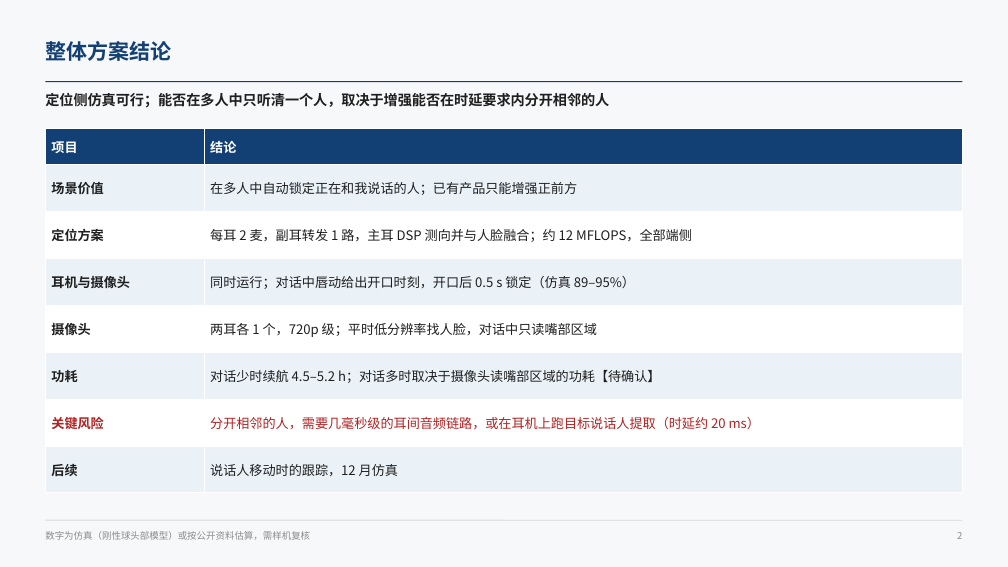
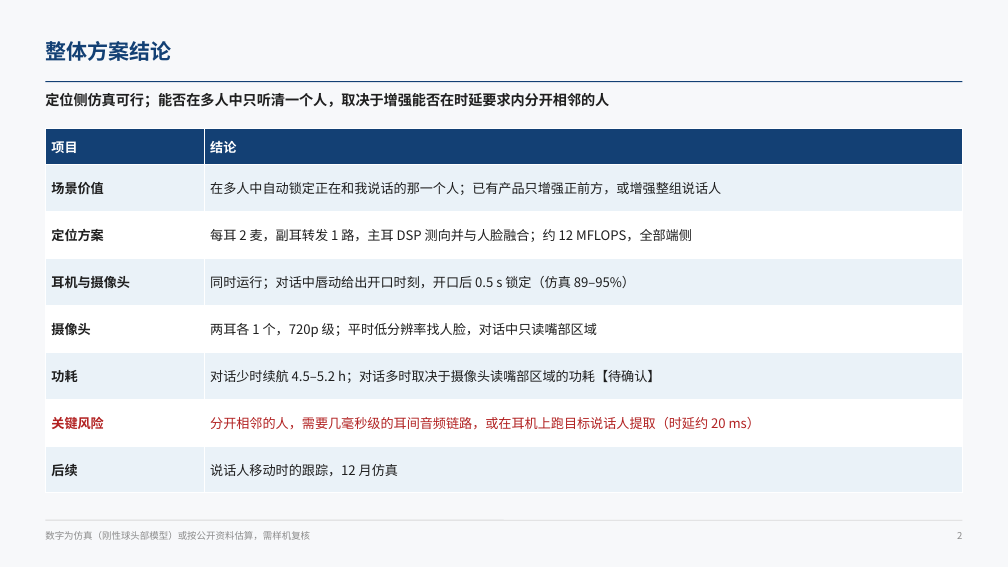
Before and after one commit to ZeroFoxxi/ssl-scene1, a slide deck: slide 2 of 02_耳机声源定位/耳机摄像头听觉辅助_整体设计方案.pptx. Drawn at 1008x567 pixels with LibreOffice and Linux fonts; fonts in the diff are those of the drawing. Boxes give left, top, right and bottom in pixels: in the first picture for what was removed or moved away, otherwise in the second. Text is boxed around its words. In the diff, an @@ line names an element or a change of style, - is before the commit and + after.

```diff
--- a/02_耳机声源定位/耳机摄像头听觉辅助_整体设计方案.pptx
+++ b/02_耳机声源定位/耳机摄像头听觉辅助_整体设计方案.pptx
@@ table at <box>45,129,963,480</box> @@
-row 2, column 2: 在多人中自动锁定正在和我说话的人；已有产品只能增强正前方
+row 2, column 2: 在多人中自动锁定正在和我说话的那一个人；已有产品只增强正前方，或增强整组说话人
```
Also in this commit, not shown: 7 other slides changed, 5 other files.
